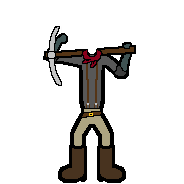
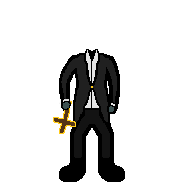
Layers edited between the first and the second (184, 184) image:
showed group "church volunteer" (14 layers) over [43, 26, 136, 182]
added layer "church volunteer headless #0" in group "church volunteer" over [53, 49, 125, 182]
hid group "foreman" (11 layers) over [43, 26, 136, 183]
